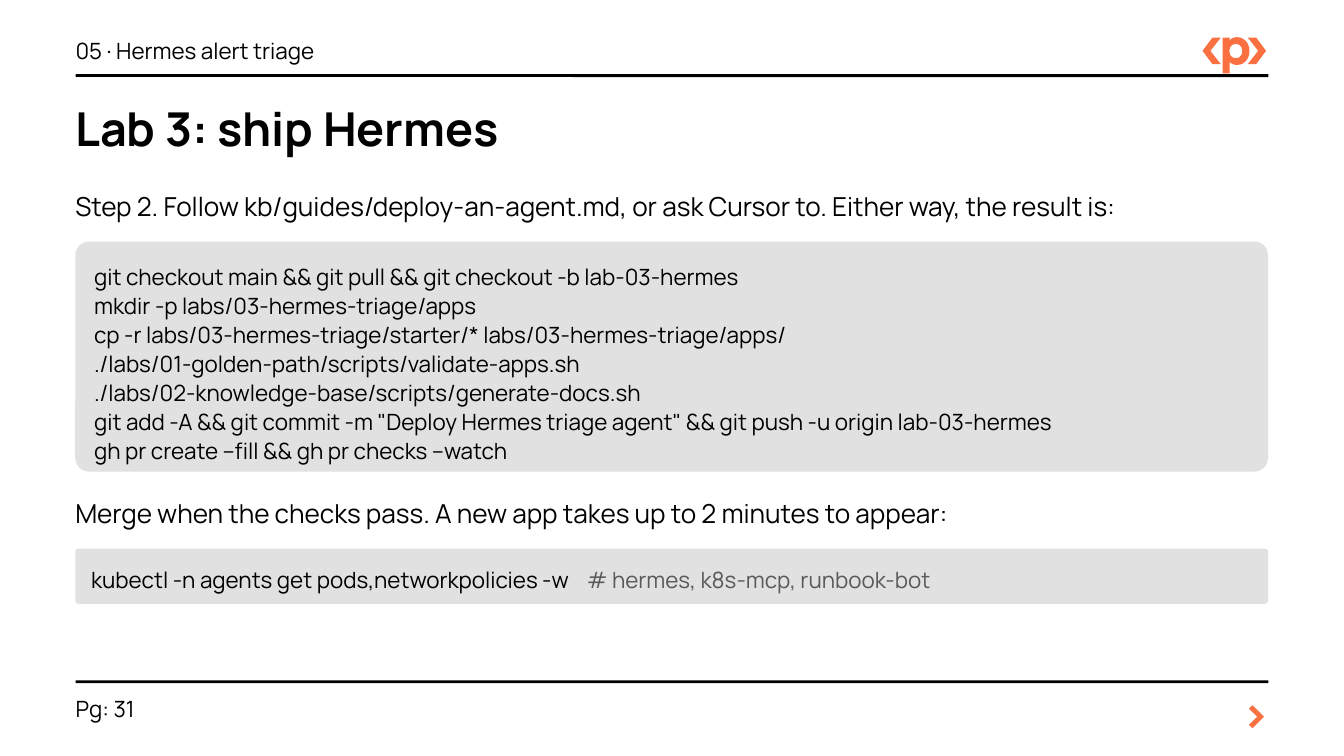
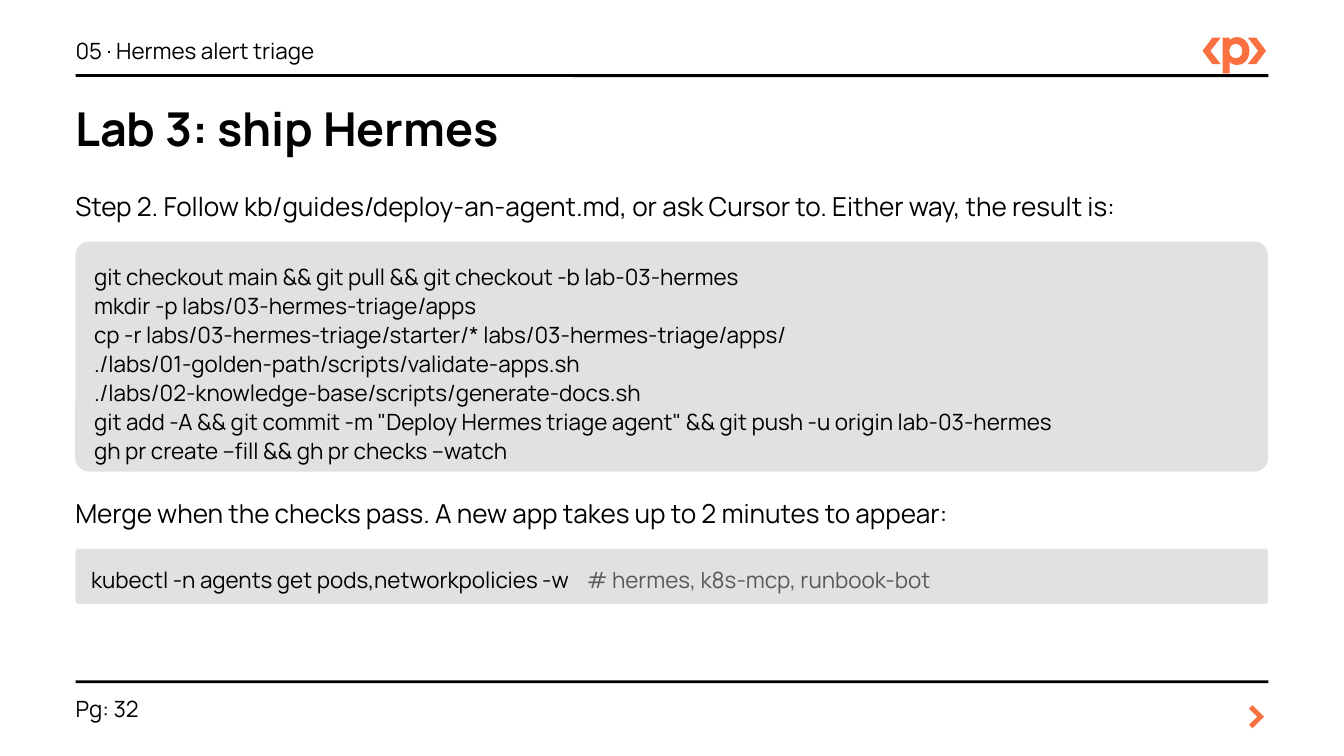
Before and after one commit to focuslight-nr/agentic-idp-packt, a slide deck: slide 32 of slides/agentic-idp-workshop.pptx (slide 31 before the commit). Drawn at 1344x756 pixels with LibreOffice and Linux fonts; fonts in the diff are those of the drawing. Boxes give left, top, right and bottom in pixels: in the first picture for what was removed or moved away, otherwise in the second. Text is boxed around its words. In the diff, an @@ line names an element or a change of style, - is before the commit and + after.

```diff
--- a/slides/agentic-idp-workshop.pptx
+++ b/slides/agentic-idp-workshop.pptx
@@ text at [76, 700, 139, 723]: text changed @@
-Pg: 31
+Pg: 32
```
Also in this commit, not shown: 33 other slides changed, 1 slide added, 1 other file.
